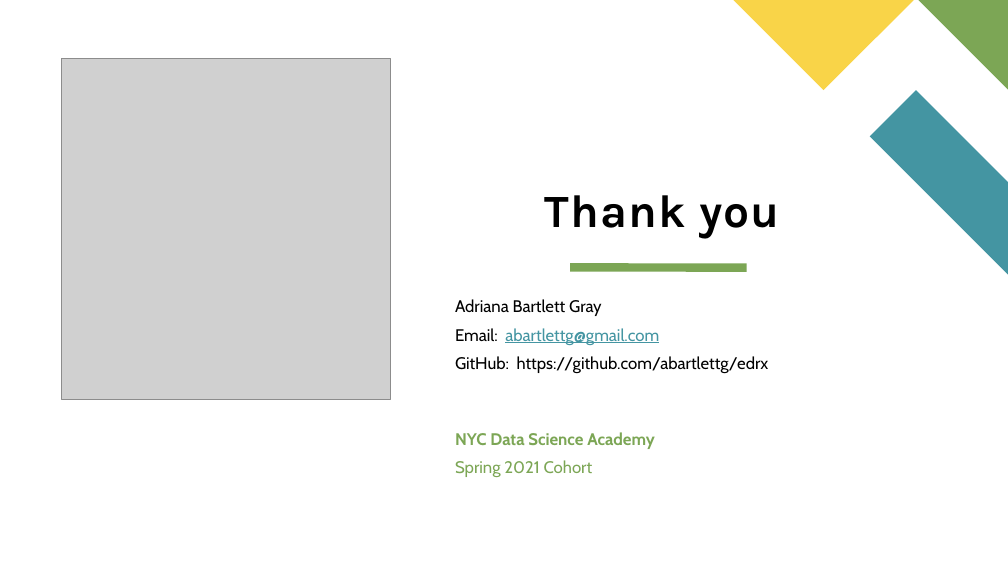
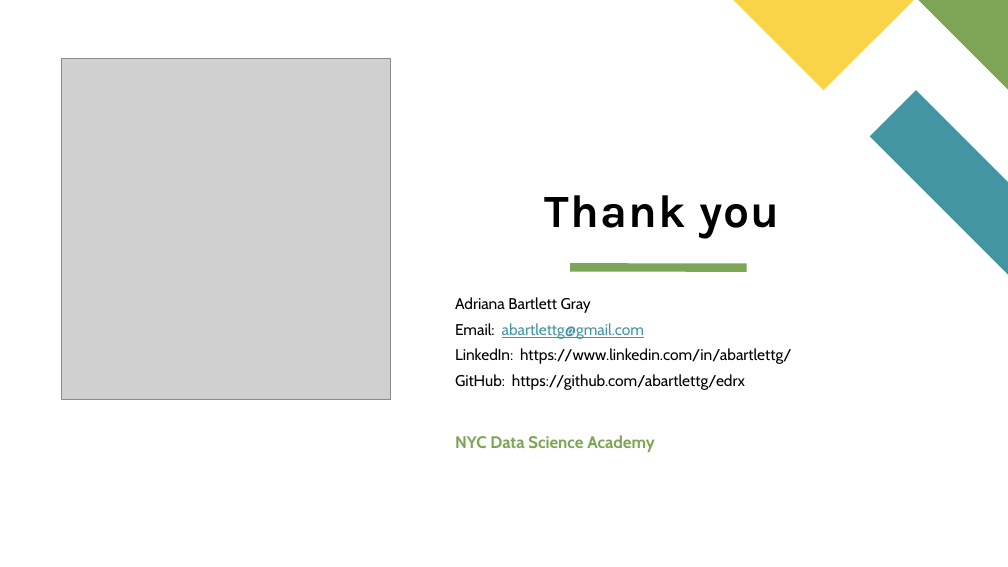
Before and after one commit to abartlettg/edrx, a slide deck: slide 11 of Webscraping GoodRx.pptx. Drawn at 1008x567 pixels with LibreOffice and Linux fonts; fonts in the diff are those of the drawing; grey boxes stand for pictures. Boxes give left, top, right and bottom in pixels: in the first picture for what was removed or moved away, otherwise in the second. Text is boxed around its words. In the diff, an @@ line names an element or a change of style, - is before the commit and + after.

```diff
--- a/Webscraping GoodRx.pptx
+++ b/Webscraping GoodRx.pptx
@@ subtitle at (455, 297, 745, 390): size 16 to 14.8 pt in "Adriana Bartlett Gray", "Email: abartlettg@gmail.com", "GitHub: https://github.com/abartlettg/edrx"; line spacing 0.9 to 0.8 @@
@@ subtitle at (455, 348, 792, 364): paragraph added @@
+LinkedIn: https://www.linkedin.com/in/abartlettg/
@@ text at (455, 460, 593, 477): paragraph removed @@
-Spring 2021 Cohort
```
Also in this commit, not shown: 1 other slide changed.
